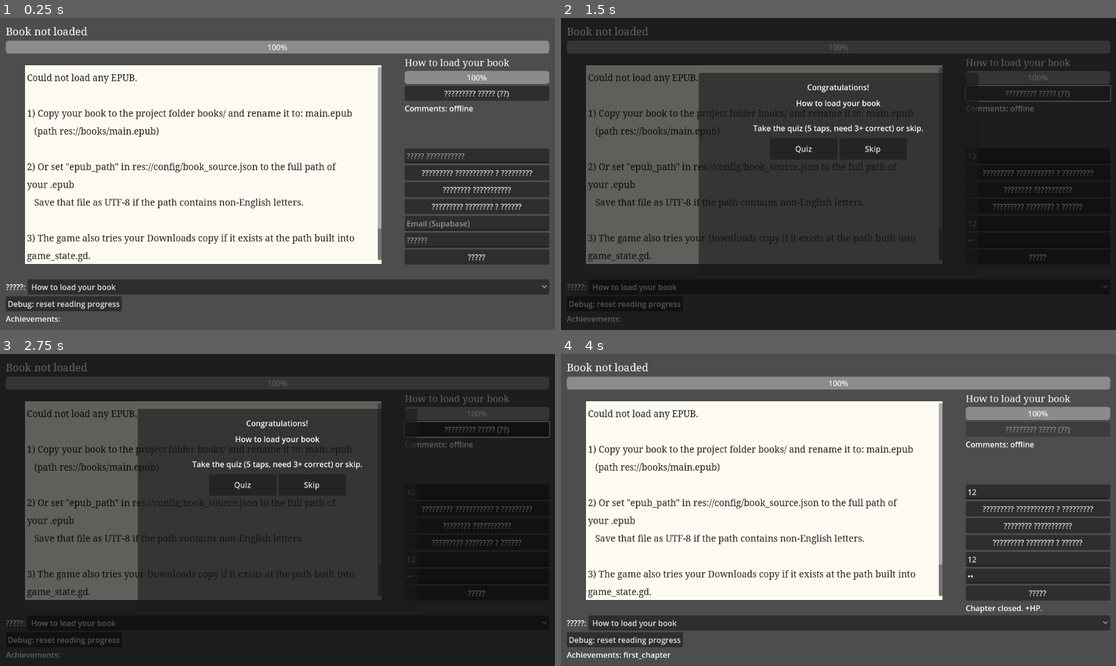
Above: before the commit, frames 1-4 (two rows, left to right).
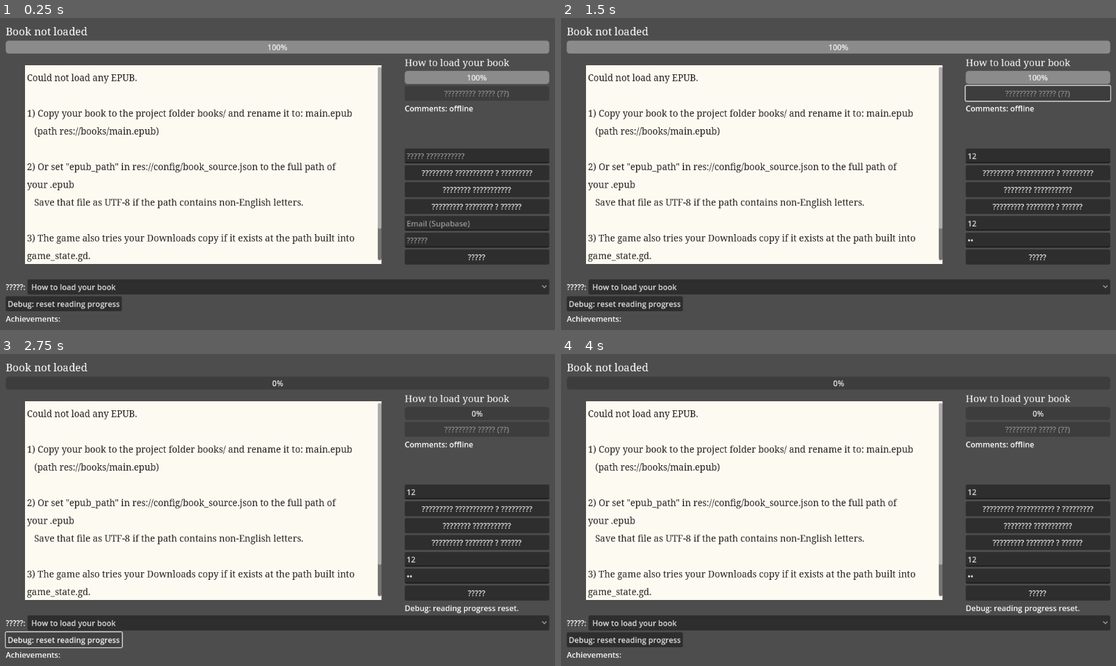
Above: after the commit, the same moments.

Repository: sdragunov1305/book-project-wip
Game: Godot game, scene res://scenes/reader.tscn
Same seed, same stepped clock (60 frames per second), same inputs: the game is played once before the commit and once after it.
Inputs (mouse positions are in pixels of both pictures, inside the frame that each line leads up to):
- Up to frame 1 (0.25 s): no input
- Up to frame 2 (1.5 s): click (1038, 155) at 0.52 s; type "12" at 0.6 s; click (1038, 223) at 0.75 s; type "12" at 0.83 s; click (1038, 239) at 0.98 s; type "12" at 1.07 s; click (1038, 92) at 1.25 s, where only the run before the commit has a clickable "????????? ????? (??)"
- Up to frame 3 (2.75 s): click "Debug: reset reading progress" at 2 s
- Up to frame 4 (4 s): click (871, 485) at 2.75 s, where only the run before the commit has a clickable "Skip"; click (838, 522) at 3.5 s, where only the run before the commit has a clickable "OK"

The runs differ from the first frame. In frame 1, less than 0.1% of the frame differs, in the area x 80-92%, y 23-26%; in frame 2, 99%, in the area x 0-100%, y 0-100%; in frame 3, 94%; in frame 4, 5.5%.

Commit message:
еуые

Diff:
--- a/autoload/game_state.gd
+++ b/autoload/game_state.gd
@@ -11,6 +11,8 @@
 var chapter_lengths: Dictionary = {} ## chapter_id -> int
 
 var chapter_read_ratio: Dictionary = {} ## chapter_id -> float 0..1
+## Runtime only (cleared on load): scrollbar is physically at chapter end (reader updates each scroll).
+var chapter_at_scroll_end: Dictionary = {} ## chapter_id -> bool
 var chapters_completed: Dictionary = {} ## chapter_id -> bool
 var total_hp: int = 0
 var comments_posted_count: int = 0
@@ -215,7 +217,7 @@
 func is_eligible_for_completion_flow(chapter_id: String) -> bool:
 	if bool(chapters_completed.get(chapter_id, false)):
 		return false
-	if float(chapter_read_ratio.get(chapter_id, 0.0)) < 0.85:
+	if not bool(chapter_at_scroll_end.get(chapter_id, false)):
 		return false
 	var idx := get_chapter_index(chapter_id)
 	if idx < 0:
@@ -260,8 +262,9 @@
 	return clampf(acc / float(total), 0.0, 1.0)
 
 
-func set_chapter_read_ratio(chapter_id: String, ratio: float) -> void:
+func set_chapter_read_ratio(chapter_id: String, ratio: float, at_scroll_end: bool = false) -> void:
 	chapter_read_ratio[chapter_id] = clampf(ratio, 0.0, 1.0)
+	chapter_at_scroll_end[chapter_id] = at_scroll_end
 	progress_changed.emit()
 	save_game()
 	_check_achievements()
@@ -293,6 +296,7 @@
 
 func debug_reset_reading_progress() -> void:
 	chapter_read_ratio.clear()
+	chapter_at_scroll_end.clear()
 	chapters_completed.clear()
 	linear_unlock_index = 0
 	save_game()
@@ -339,6 +343,7 @@
 		else:
 			_migrate_linear_unlock_from_completed()
 		linear_unlock_index = clampi(linear_unlock_index, 0, maxi(get_chapters().size() - 1, 0))
+	chapter_at_scroll_end.clear()
 
 
 func _migrate_linear_unlock_from_completed() -> void:
--- a/scenes/reader.gd
+++ b/scenes/reader.gd
@@ -27,6 +27,10 @@
 var _chapter_id: String = ""
 var _reply_parent_id: Variant = null
 var _pending_flow_chapter_id: String = ""
+## chapter_id -> true: auto quiz overlay already shown for this chapter (until completed / debug reset).
+var _auto_chapter_flow_shown: Dictionary = {}
+## For chapters that fit on one screen (no v-scroll), require at least one interaction before "read to end".
+var _chapter_reader_touched: bool = false
 var _picker_safe_idx: int = 0
 var _flow: CanvasLayer
 var _dlg_next: AcceptDialog
@@ -46,6 +50,7 @@
 		_picker_safe_idx = 0
 		_on_picker(0)
 	_text.get_v_scroll_bar().value_changed.connect(_on_scroll)
+	_text.gui_input.connect(_on_reader_text_gui_input)
 	_btn_complete.pressed.connect(_on_complete_pressed)
 	_btn_post.pressed.connect(_on_post_pressed)
 	_btn_refresh.pressed.connect(_reload_comments)
@@ -102,6 +107,7 @@
 		return
 	_picker_safe_idx = idx
 	_chapter_id = str(_picker.get_item_metadata(idx))
+	_chapter_reader_touched = false
 	var meta := GameState.get_chapter_meta(_chapter_id)
 	_chapter_title.text = str(meta.get("title", ""))
 	var bl := str(meta.get("blurb", ""))
@@ -127,8 +133,29 @@
 func _on_scroll(_v: float) -> void:
 	if _chapter_id.is_empty():
 		return
-	GameState.set_chapter_read_ratio(_chapter_id, _scroll_ratio())
+	var r_raw: float = _scroll_ratio()
+	var at_end := _reader_at_chapter_end_for_flow()
+	var r_store: float = 1.0 if at_end else minf(r_raw, 0.999)
+	GameState.set_chapter_read_ratio(_chapter_id, r_store, at_end)
+	_maybe_auto_show_chapter_flow_at_end(at_end)
 	_refresh_bars()
+
+
+func _on_reader_text_gui_input(event: InputEvent) -> void:
+	if _chapter_id.is_empty():
+		return
+	var mark := false
+	if event is InputEventMouseButton:
+		mark = true
+	elif event is InputEventKey and event.pressed and not event.echo:
+		mark = true
+	elif event is InputEventScreenTouch and event.pressed:
+		mark = true
+	if not mark:
+		return
+	if not _chapter_reader_touched:
+		_chapter_reader_touched = true
+		call_deferred("_on_scroll", 0.0)
 
 
 func _scroll_ratio() -> float:
@@ -137,6 +164,39 @@
 	if mx <= 0.0:
 		return 1.0
 	return clampf(sb.value / mx, 0.0, 1.0)
+
+
+## True only when the vertical scrollbar is at the real bottom (not "high %" earlier in the chapter).
+func _scroll_geometry_at_bottom() -> bool:
+	var sb := _text.get_v_scroll_bar()
+	var mx := sb.max_value
+	if mx <= 0.0:
+		return false
+	var pg: float = float(sb.page)
+	var eps: float = maxf(2.0, pg * 0.03)
+	return sb.value >= mx - eps
+
+
+func _reader_at_chapter_end_for_flow() -> bool:
+	var mx := _text.get_v_scroll_bar().max_value
+	if mx <= 0.0:
+		return _chapter_reader_touched
+	return _scroll_geometry_at_bottom()
+
+
+func _maybe_auto_show_chapter_flow_at_end(at_end: bool) -> void:
+	if _flow.visible:
+		return
+	if not at_end:
+		return
+	if not GameState.is_eligible_for_completion_flow(_chapter_id):
+		return
+	if bool(_auto_chapter_flow_shown.get(_chapter_id, false)):
+		return
+	_auto_chapter_flow_shown[_chapter_id] = true
+	_pending_flow_chapter_id = _chapter_id
+	var meta := GameState.get_chapter_meta(_chapter_id)
+	_flow.show_after_chapter(str(meta.get("title", "")))
 
 
 func _refresh_bars() -> void:
@@ -157,6 +217,7 @@
 
 
 func _on_debug_reset_reading() -> void:
+	_auto_chapter_flow_shown.clear()
 	GameState.debug_reset_reading_progress()
 	_fill_picker()
 	_refresh_picker_lock()
@@ -182,8 +243,9 @@
 		elif GameState.get_chapter_index(_chapter_id) != GameState.linear_unlock_index:
 			_status.text = "Complete the current chapter in order first."
 		else:
-			_status.text = "Scroll ~85% of the chapter first."
-		return
+			_status.text = "Scroll to the very bottom of the chapter (100% on the bar) first."
+		return
+	_auto_chapter_flow_shown[_chapter_id] = true
 	_pending_flow_chapter_id = _chapter_id
 	var meta := GameState.get_chapter_meta(_chapter_id)
 	_flow.show_after_chapter(str(meta.get("title", "")))
